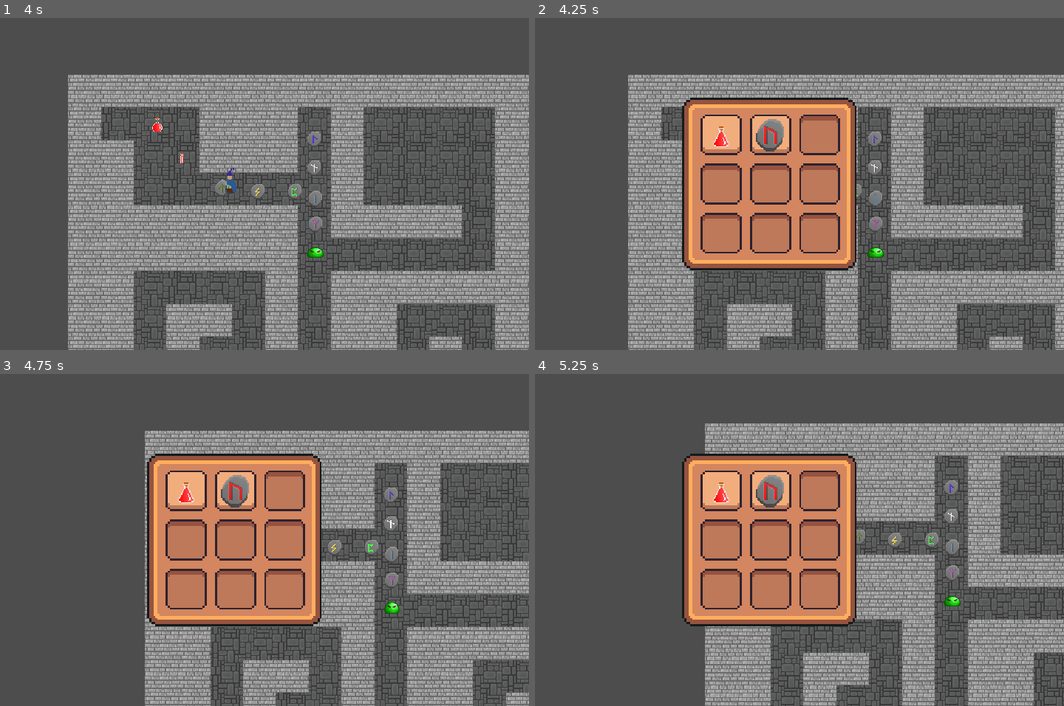
Above: before the commit, frames 1-4 (two rows, left to right).
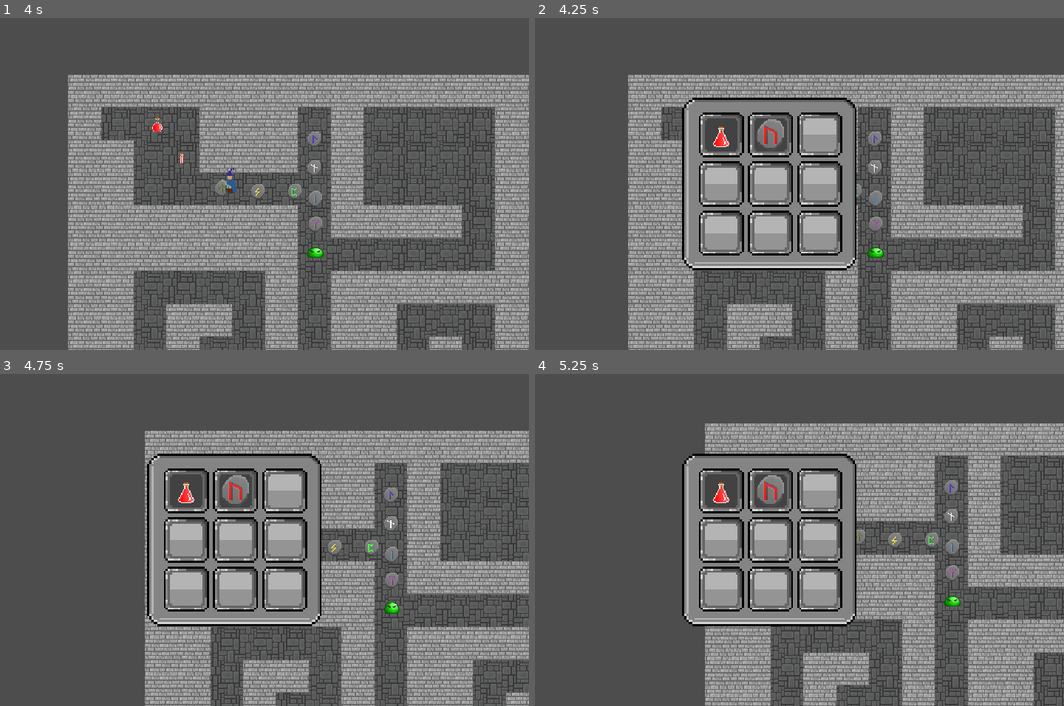
Above: after the commit, the same moments.

Repository: JCudak/ConquerDarkness
Game: Godot game, scene res://assets/scenes/main.tscn
The game is run twice, just before and just after one commit, with the same random seed, the same clock (stepped at 60 frames per second) and the same inputs.
Inputs (mouse positions are in pixels of both pictures, inside the frame that each line leads up to):
- Up to frame 1 (4 s): tap Enter at 0.5 s; move the mouse to (365, 167) at 0.52 s; hold D (right) 0.53-1.28 s; hold E (pickup_item) 0.53-1.28 s; click (365, 167) at 0.67 s; move the mouse to (116, 200) at 1.27 s; hold S (down) 1.28-2.03 s; tap E (pickup_item) at 1.35, 2.85 s; move the mouse to (290, 110) at 2.02 s; hold D (right) 2.03-2.78 s; hold E (pickup_item) 2.03-2.78 s; move the mouse to (206, 250) at 2.77 s; hold W (up) 2.78-3.53 s; click (206, 250) at 2.92 s; move the mouse to (412, 233) at 3.52 s; hold A (left) from 3.53 s (still down); hold E (pickup_item) from 3.53 s (still down)
- Up to frame 2 (4.25 s): keep holding A (left); keep holding E (pickup_item); tap I (toggle_inventory) at 4.15 s
- Up to frame 3 (4.75 s): keep holding A (left); move the mouse to (58, 490) at 4.27 s; release E (pickup_item) at 4.28 s; tap E (pickup_item) at 4.35 s
- Up to frame 4 (5.25 s): move the mouse to (799, 540) at 5.02 s; release A (left) at 5.03 s; hold S (down) from 5.03 s (still down); hold E (pickup_item) from 5.03 s (still down); click (799, 540) at 5.17 s

Frame 1 is identical in both runs. In frame 2, 17% of the frame differs, in the area x 27-61%, y 24-76%; in frame 3, 17%; in frame 4, 17%.

Commit message:
changed UI and added button assets

Diff:
--- a/assets/scenes/inventory_gui.tscn
+++ b/assets/scenes/inventory_gui.tscn
@@ -1,7 +1,7 @@
 [gd_scene load_steps=4 format=3 uid="uid://cnnpba7fwvyjg"]
 
-[ext_resource type="Texture2D" uid="uid://cupq0ji6ev5kh" path="res://assets/sprites/InventoryRect.png" id="1_3s67u"]
 [ext_resource type="Script" path="res://scripts/inventory_gui.gd" id="1_bv2i1"]
+[ext_resource type="Texture2D" uid="uid://bicaquqnic8af" path="res://assets/sprites/UI/UI_frame.png" id="2_bow42"]
 [ext_resource type="PackedScene" uid="uid://v3s0c35yl6sp" path="res://assets/scenes/slot.tscn" id="2_cavbc"]
 
 [node name="InventoryGUI" type="Control"]
@@ -30,7 +30,8 @@
 offset_bottom = 42.0
 grow_horizontal = 2
 grow_vertical = 2
-texture = ExtResource("1_3s67u")
+texture = ExtResource("2_bow42")
+region_rect = Rect2(7, 7, 18, 18)
 patch_margin_left = 6
 patch_margin_top = 6
 patch_margin_right = 6
--- a/assets/scenes/slot.tscn
+++ b/assets/scenes/slot.tscn
@@ -1,7 +1,7 @@
 [gd_scene load_steps=3 format=3 uid="uid://v3s0c35yl6sp"]
 
 [ext_resource type="Script" path="res://scripts/slot.gd" id="1_ns278"]
-[ext_resource type="Texture2D" uid="uid://54g81f3ga0j4" path="res://assets/sprites/inventorySlot.png" id="2_wkurl"]
+[ext_resource type="Texture2D" uid="uid://dvhxk3ssqx723" path="res://assets/sprites/UI/UI_slot.png" id="2_l6gxv"]
 
 [node name="Slot" type="Panel"]
 self_modulate = Color(1, 1, 1, 0)
@@ -21,9 +21,10 @@
 
 [node name="Background" type="Sprite2D" parent="."]
 texture_filter = 1
-texture = ExtResource("2_wkurl")
+texture = ExtResource("2_l6gxv")
 centered = false
-vframes = 2
+offset = Vector2(-6, -6)
+hframes = 2
 
 [node name="CenterContainer" type="CenterContainer" parent="."]
 layout_mode = 1
Binary file removed: assets/sprites/InventoryRect.png
Binary file added: assets/sprites/UI/Button.png
Not shown, changed: assets/sprites/UI/Button.png.import
Binary file added: assets/sprites/UI/UI_frame.png
Not shown, added: assets/sprites/UI/UI_frame.png.import
Binary file added: assets/sprites/UI/UI_slot.png
Not shown, changed: assets/sprites/UI/UI_slot.png.import
Binary file removed: assets/sprites/inventorySlot.png
